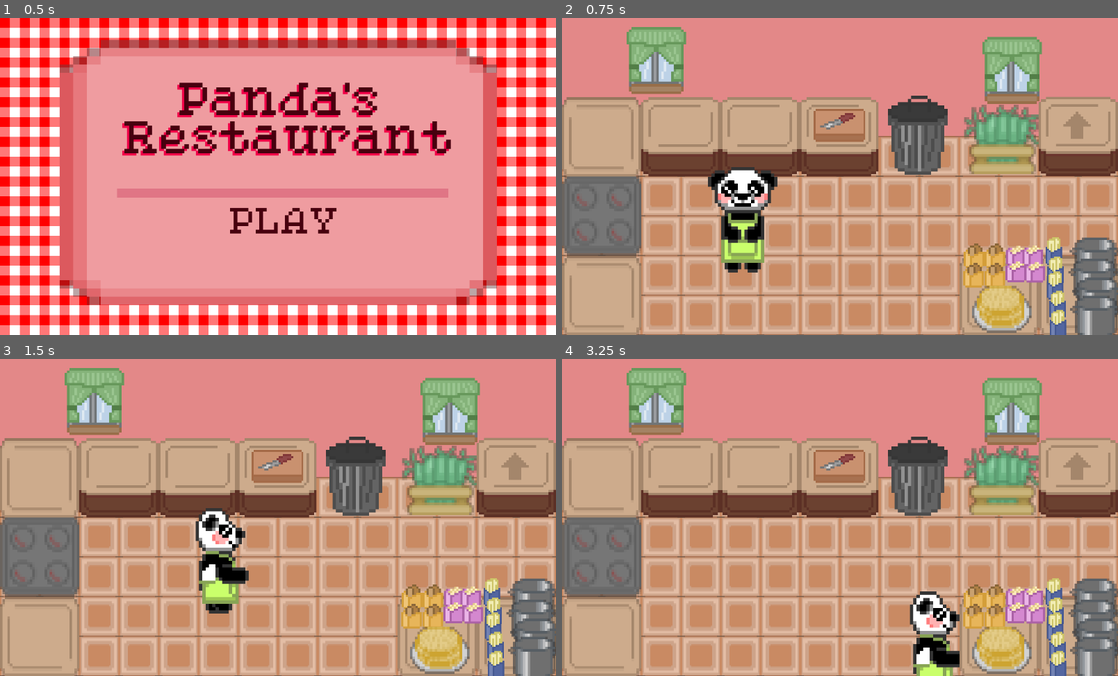
Above: before the commit, frames 1-4 (two rows, left to right).
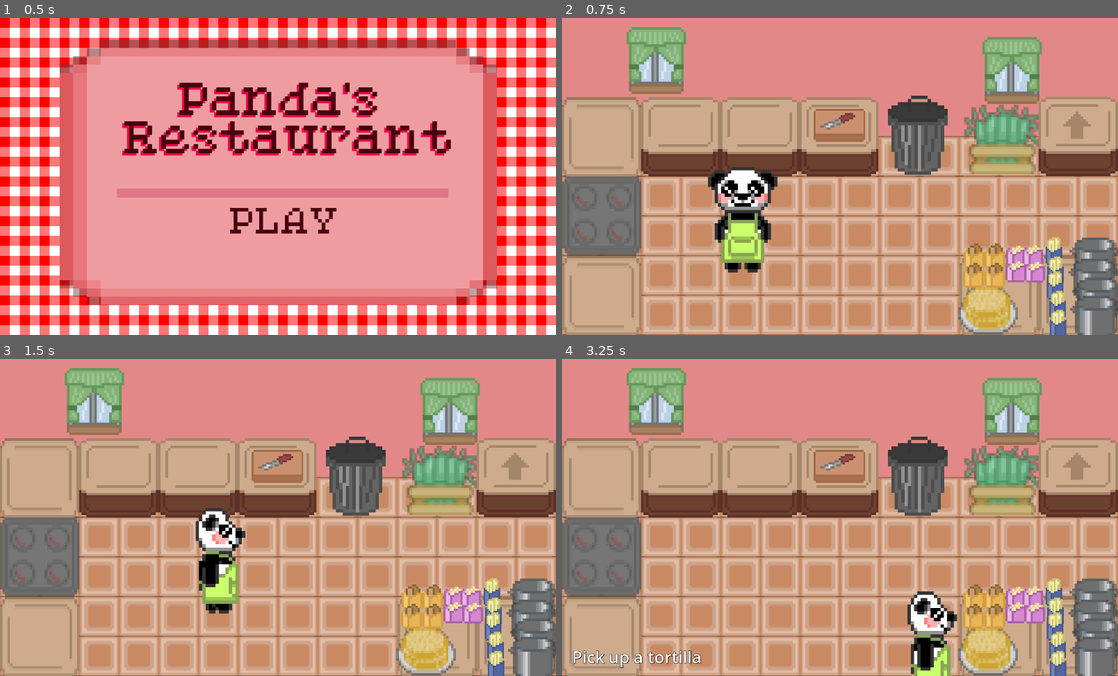
Above: after the commit, the same moments.

Repository: Paulina0612/Pandas_Restaurant
Game: Godot game, scene res://Scenes/Menu.tscn
Same seed, same stepped clock (60 frames per second), same inputs: the game is played once before the commit and once after it.
Inputs (mouse positions are in pixels of both pictures, inside the frame that each line leads up to):
- Up to frame 1 (0.5 s): no input
- Up to frame 2 (0.75 s): click "PLAY" at 0.5 s
- Up to frame 3 (1.5 s): tap Enter at 1.25 s; move the mouse to (400, 501) at 1.27 s; press the mouse at (400, 501) at 1.28 s; hold Right (ui_right) from 1.28 s (still down)
- Up to frame 4 (3.25 s): move the mouse to (728, 533) at 2.02 s; release Right (ui_right) at 2.03 s; release the mouse at (728, 533) at 2.03 s; hold Down (ui_down) 2.03-2.78 s; click (728, 533) at 2.1 s; move the mouse to (895, 447) at 2.77 s; press the mouse at (895, 447) at 2.78 s; hold Right (ui_right) from 2.78 s (still down)

Frame 1 is identical in both runs. In frame 2, 1.8% of the frame differs, in the area x 27-85%, y 63-100%; in frame 3, 1.8%; in frame 4, 3.0%, in the area x 2-85%, y 73-100%.

Commit message:
HUD added.

Diff:
--- a/Scenes/Bamboo_Chest.tscn
+++ b/Scenes/Bamboo_Chest.tscn
@@ -3,7 +3,7 @@
 [ext_resource type="Texture2D" uid="uid://dm4ltfuj5umdj" path="res://Assets/food/bamboo_chest.png" id="1_yi777"]
 
 [sub_resource type="RectangleShape2D" id="RectangleShape2D_yi777"]
-size = Vector2(128, 54)
+size = Vector2(128, 39)
 
 [node name="BambooChest" type="StaticBody2D"]
 
@@ -13,5 +13,5 @@
 texture = ExtResource("1_yi777")
 
 [node name="CollisionShape2D" type="CollisionShape2D" parent="."]
-position = Vector2(2, -28)
+position = Vector2(2, -35.5)
 shape = SubResource("RectangleShape2D_yi777")
--- a/Scenes/Countertop_For_Orders.tscn
+++ b/Scenes/Countertop_For_Orders.tscn
@@ -3,7 +3,7 @@
 [ext_resource type="Texture2D" uid="uid://dqi1tthvayxs3" path="res://Assets/kitchen/countertop_for_orders.png" id="1_qs814"]
 
 [sub_resource type="RectangleShape2D" id="RectangleShape2D_qs814"]
-size = Vector2(190, 59)
+size = Vector2(190, 31)
 
 [node name="CountertopForOrders" type="StaticBody2D"]
 
@@ -13,5 +13,5 @@
 texture = ExtResource("1_qs814")
 
 [node name="CollisionShape2D" type="CollisionShape2D" parent="."]
-position = Vector2(0, -30.5)
+position = Vector2(0, -44.5)
 shape = SubResource("RectangleShape2D_qs814")
--- a/Scenes/Cutting_Board.tscn
+++ b/Scenes/Cutting_Board.tscn
@@ -1,10 +1,17 @@
-[gd_scene load_steps=2 format=3 uid="uid://c5p4wy6x4o067"]
+[gd_scene load_steps=3 format=3 uid="uid://c5p4wy6x4o067"]
 
 [ext_resource type="Texture2D" uid="uid://phvbtcr75oy1" path="res://Assets/kitchen/cutting_board.png" id="1_hubp6"]
 
-[node name="CuttingBoard" type="Node2D"]
+[sub_resource type="RectangleShape2D" id="RectangleShape2D_hubp6"]
+size = Vector2(124, 41)
+
+[node name="CuttingBoard" type="StaticBody2D"]
 
 [node name="Sprite2D" type="Sprite2D" parent="."]
 texture_filter = 1
 scale = Vector2(5, 5)
 texture = ExtResource("1_hubp6")
+
+[node name="CollisionShape2D" type="CollisionShape2D" parent="."]
+position = Vector2(0, -19.5)
+shape = SubResource("RectangleShape2D_hubp6")
--- a/Scenes/Empty_Countertop.tscn
+++ b/Scenes/Empty_Countertop.tscn
@@ -3,7 +3,7 @@
 [ext_resource type="Texture2D" uid="uid://cco1igeexjay5" path="res://Assets/kitchen/countertop.png" id="1_dpeyl"]
 
 [sub_resource type="RectangleShape2D" id="RectangleShape2D_2rvn8"]
-size = Vector2(190, 51.5)
+size = Vector2(190, 23.5)
 
 [node name="EmptyCountertop" type="StaticBody2D"]
 
@@ -14,5 +14,5 @@
 texture = ExtResource("1_dpeyl")
 
 [node name="CollisionShape2D" type="CollisionShape2D" parent="."]
-position = Vector2(1, -25.75)
+position = Vector2(1, -39.75)
 shape = SubResource("RectangleShape2D_2rvn8")
--- a/Scenes/Level.tscn
+++ b/Scenes/Level.tscn
@@ -195,9 +195,22 @@
 position = Vector2(1143, 616)
 
 [node name="PlateWithTortillas" parent="Foreground/FoodAndPots" instance=ExtResource("16_gs5q7")]
-position = Vector2(1063, 706)
+position = Vector2(1030, 710)
 
 [node name="Area2D" type="StaticBody2D" parent="."]
 
 [node name="CollisionPolygon2D" type="CollisionPolygon2D" parent="Area2D"]
 polygon = PackedVector2Array(0, 0, -2, 769, 1346, 769, 1344, 0, 1404, -90, 1399, 845, -73, 833, -71, -85, 1406, -90, 1348, -2)
+
+[node name="Label" type="Label" parent="."]
+offset_left = 24.0
+offset_top = 694.0
+offset_right = 399.0
+offset_bottom = 765.0
+theme_override_colors/font_shadow_color = Color(0, 0, 0, 1)
+theme_override_colors/font_outline_color = Color(0, 0, 0, 1)
+theme_override_constants/outline_size = 3
+theme_override_font_sizes/font_size = 40
+text = "Pick up"
+
+[connection signal="ready" from="." to="." method="_on_ready"]
--- a/Scenes/Pasta_Box.tscn
+++ b/Scenes/Pasta_Box.tscn
@@ -1,10 +1,17 @@
-[gd_scene load_steps=2 format=3 uid="uid://bra37mis0p5p5"]
+[gd_scene load_steps=3 format=3 uid="uid://bra37mis0p5p5"]
 
 [ext_resource type="Texture2D" uid="uid://cntqmmb3qj356" path="res://Assets/food/pasta.png" id="1_5ytao"]
 
-[node name="PastaBox" type="Node2D"]
+[sub_resource type="RectangleShape2D" id="RectangleShape2D_5ytao"]
+size = Vector2(32, 51)
+
+[node name="PastaBox" type="StaticBody2D"]
 
 [node name="Sprite2D" type="Sprite2D" parent="."]
 texture_filter = 1
 scale = Vector2(4, 4)
 texture = ExtResource("1_5ytao")
+
+[node name="CollisionShape2D" type="CollisionShape2D" parent="."]
+position = Vector2(0, 3.5)
+shape = SubResource("RectangleShape2D_5ytao")
--- a/Scenes/Plate_With_Tortillas.tscn
+++ b/Scenes/Plate_With_Tortillas.tscn
@@ -1,10 +1,19 @@
-[gd_scene load_steps=2 format=3 uid="uid://0gjgvmu0uayo"]
+[gd_scene load_steps=3 format=3 uid="uid://0gjgvmu0uayo"]
 
 [ext_resource type="Texture2D" uid="uid://dggjuwf46ygy6" path="res://Assets/food/plate_with_tortillas.png" id="1_lylia"]
 
-[node name="PlateWithTortillas" type="Node2D"]
+[sub_resource type="CapsuleShape2D" id="CapsuleShape2D_lylia"]
+radius = 38.5
+height = 150.0
+
+[node name="PlateWithTortillas" type="StaticBody2D"]
 
 [node name="Sprite2D" type="Sprite2D" parent="."]
 texture_filter = 1
 scale = Vector2(6, 6)
 texture = ExtResource("1_lylia")
+
+[node name="CollisionShape2D" type="CollisionShape2D" parent="."]
+position = Vector2(-1, 1)
+rotation = 1.5708
+shape = SubResource("CapsuleShape2D_lylia")
--- a/Scenes/Pot.tscn
+++ b/Scenes/Pot.tscn
@@ -1,11 +1,18 @@
-[gd_scene load_steps=2 format=3 uid="uid://hhbcbranew5u"]
+[gd_scene load_steps=3 format=3 uid="uid://hhbcbranew5u"]
 
 [ext_resource type="Texture2D" uid="uid://no6cl52jnd3a" path="res://Assets/kitchen/pot.png" id="1_3rhbi"]
 
-[node name="Pot" type="Node2D"]
+[sub_resource type="RectangleShape2D" id="RectangleShape2D_3rhbi"]
+size = Vector2(86, 79)
+
+[node name="Pot" type="StaticBody2D"]
 
 [node name="Pot" type="Sprite2D" parent="."]
 texture_filter = 1
 position = Vector2(0, 2)
 scale = Vector2(6, 6)
 texture = ExtResource("1_3rhbi")
+
+[node name="CollisionShape2D" type="CollisionShape2D" parent="."]
+position = Vector2(-2, 5.5)
+shape = SubResource("RectangleShape2D_3rhbi")
--- a/Scenes/Rice_Box.tscn
+++ b/Scenes/Rice_Box.tscn
@@ -1,10 +1,17 @@
-[gd_scene load_steps=2 format=3 uid="uid://b2ak2347qucxm"]
+[gd_scene load_steps=3 format=3 uid="uid://b2ak2347qucxm"]
 
 [ext_resource type="Texture2D" uid="uid://c8dvx4uuocbuv" path="res://Assets/food/rice.png" id="1_7q3if"]
 
-[node name="RiceBox" type="Node2D"]
+[sub_resource type="RectangleShape2D" id="RectangleShape2D_7q3if"]
+size = Vector2(40, 30)
+
+[node name="RiceBox" type="StaticBody2D"]
 
 [node name="Sprite2D" type="Sprite2D" parent="."]
 texture_filter = 1
 scale = Vector2(5, 5)
 texture = ExtResource("1_7q3if")
+
+[node name="CollisionShape2D" type="CollisionShape2D" parent="."]
+position = Vector2(0, 5)
+shape = SubResource("RectangleShape2D_7q3if")
--- a/Scenes/Tofu_Box.tscn
+++ b/Scenes/Tofu_Box.tscn
@@ -1,10 +1,21 @@
-[gd_scene load_steps=2 format=3 uid="uid://dn6q4ydkbvp6m"]
+[gd_scene load_steps=4 format=3 uid="uid://dn6q4ydkbvp6m"]
 
+[ext_resource type="Script" uid="uid://bk1ke0l1hpamc" path="res://Scenes/tofu_box.gd" id="1_bhhml"]
 [ext_resource type="Texture2D" uid="uid://cjlldcw43s6e6" path="res://Assets/food/tofu.png" id="1_puck3"]
 
-[node name="TofuBox" type="Node2D"]
+[sub_resource type="RectangleShape2D" id="RectangleShape2D_uhpvl"]
+size = Vector2(38, 36)
+
+[node name="TofuBox" type="StaticBody2D"]
+script = ExtResource("1_bhhml")
 
 [node name="Sprite2D" type="Sprite2D" parent="."]
 texture_filter = 1
 scale = Vector2(5, 5)
 texture = ExtResource("1_puck3")
+
+[node name="CollisionShape2D" type="CollisionShape2D" parent="."]
+position = Vector2(0, 5)
+shape = SubResource("RectangleShape2D_uhpvl")
+
+[connection signal="input_event" from="." to="." method="_on_input_event"]
--- a/Scenes/Trash_can.tscn
+++ b/Scenes/Trash_can.tscn
@@ -3,7 +3,7 @@
 [ext_resource type="Texture2D" uid="uid://dee67wldutmw3" path="res://Assets/kitchen/trash_can.png" id="1_fcl2b"]
 
 [sub_resource type="RectangleShape2D" id="RectangleShape2D_fcl2b"]
-size = Vector2(118, 80)
+size = Vector2(118, 42)
 
 [node name="TrashCan" type="StaticBody2D"]
 
@@ -13,5 +13,5 @@
 texture = ExtResource("1_fcl2b")
 
 [node name="CollisionShape2D" type="CollisionShape2D" parent="."]
-position = Vector2(-3, -41)
+position = Vector2(-3, -60)
 shape = SubResource("RectangleShape2D_fcl2b")
--- a/Scenes/level.gd
+++ b/Scenes/level.gd
@@ -1,4 +1,7 @@
 extends Node2D
+class_name Level
+
+static var label_text = ""
 
 
 func _on_fail_button_pressed() -> void:
@@ -7,3 +10,7 @@
 
 func _on_success_button_2_pressed() -> void:
 	get_tree().change_scene_to_file("res://Scenes/Success.tscn")
+
+
+func _process(_delta: float) -> void:
+	$Label.text = label_text
--- a/Scenes/player.gd
+++ b/Scenes/player.gd
@@ -3,7 +3,7 @@
 @export var speed = 400 # How fast the player will move (pixels/sec).
 var screen_size # Size of the game window.
 var if_cutting = false
-var if_carrying = true
+var if_carrying = false
 var dir = Vector2.ZERO
 
 # Called when the node enters the scene tree for the first time.
@@ -16,8 +16,11 @@
 # Called every frame. 'delta' is the elapsed time since the previous frame.
 func _process(_delta):
 	check_if_cutting()
+	Level.label_text = ""
 
 	if !if_cutting:
+		check_collisions()
+
 		var panda_velocity = Vector2.ZERO # The player's movement vector.
 		if Input.is_action_pressed("ui_right"):
 			panda_velocity.x += 1
@@ -88,3 +91,29 @@
 
 func check_if_cutting():
 	pass
+
+
+func check_collisions():
+	for i in get_slide_collision_count():
+		var collision = get_slide_collision(i)
+		if collision.get_collider():
+			if collision.get_collider().name=="TofuBox" and !if_carrying:
+				Level.label_text = "Pick up tofu box"
+			elif collision.get_collider().name=="BambooChest" and !if_carrying:
+				Level.label_text = "Pick up bamboo"
+			elif collision.get_collider().name=="PastaBox" and !if_carrying:
+				Level.label_text = "Pick up pasta box"
+			elif collision.get_collider().name=="RiceBox" and !if_carrying:
+				Level.label_text = "Pick up rice box"
+			elif collision.get_collider().name=="TrashCan" and if_carrying:
+				Level.label_text = "Throw away"
+			elif collision.get_collider().name=="Pot" and !if_carrying:
+				Level.label_text = "Pick up pot"
+			elif collision.get_collider().name=="PlateWithTortillas" and !if_carrying:
+				Level.label_text = "Pick up a tortilla"
+			elif collision.get_collider().name=="CountertopForOrders" and if_carrying:
+				Level.label_text = "Serve"
+			elif collision.get_collider().name=="CuttingBoard" and if_carrying:
+				Level.label_text = "Cut"
+			elif collision.get_collider().name=="Oven" and if_carrying:
+				Level.label_text = "Cook"
--- /dev/null
+++ b/Scenes/tofu_box.gd
@@ -0,0 +1,7 @@
+extends StaticBody2D
+
+
+func _process(_delta: float) -> void:
+	if Input.is_action_pressed("mouse_button_left"):
+		#print("aaaaa")
+		pass
--- a/project.godot
+++ b/project.godot
@@ -19,3 +19,11 @@
 
 window/size/viewport_width=1344
 window/size/viewport_height=768
+
+[input]
+
+mouse_button_left={
+"deadzone": 0.2,
+"events": [Object(InputEventMouseButton,"resource_local_to_scene":false,"resource_name":"","device":-1,"window_id":0,"alt_pressed":false,"shift_pressed":false,"ctrl_pressed":false,"meta_pressed":false,"button_mask":0,"position":Vector2(0, 0),"global_position":Vector2(0, 0),"factor":1.0,"button_index":1,"canceled":false,"pressed":false,"double_click":false,"script":null)
+]
+}
Not shown, added: Scenes/tofu_box.gd.uid
